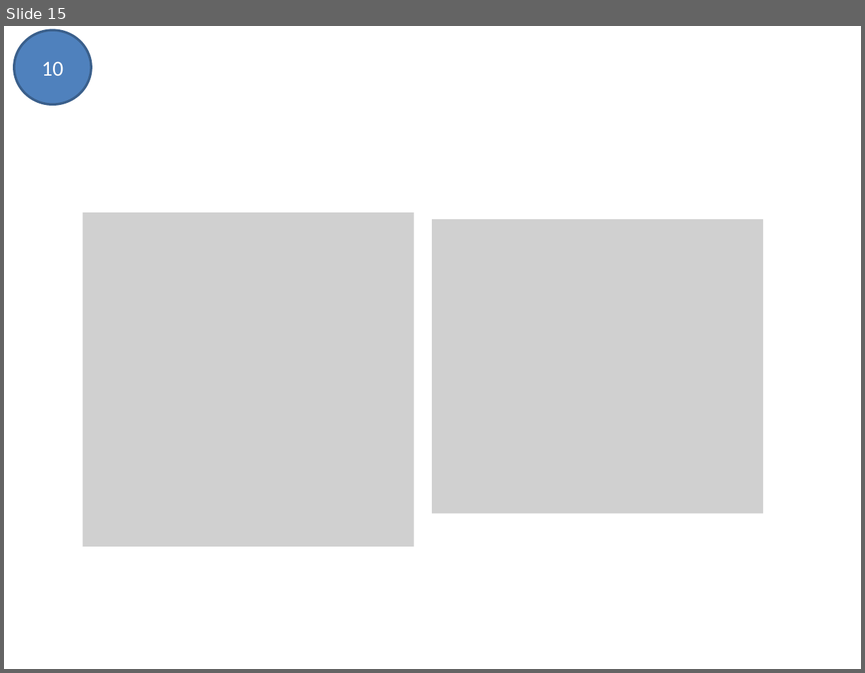
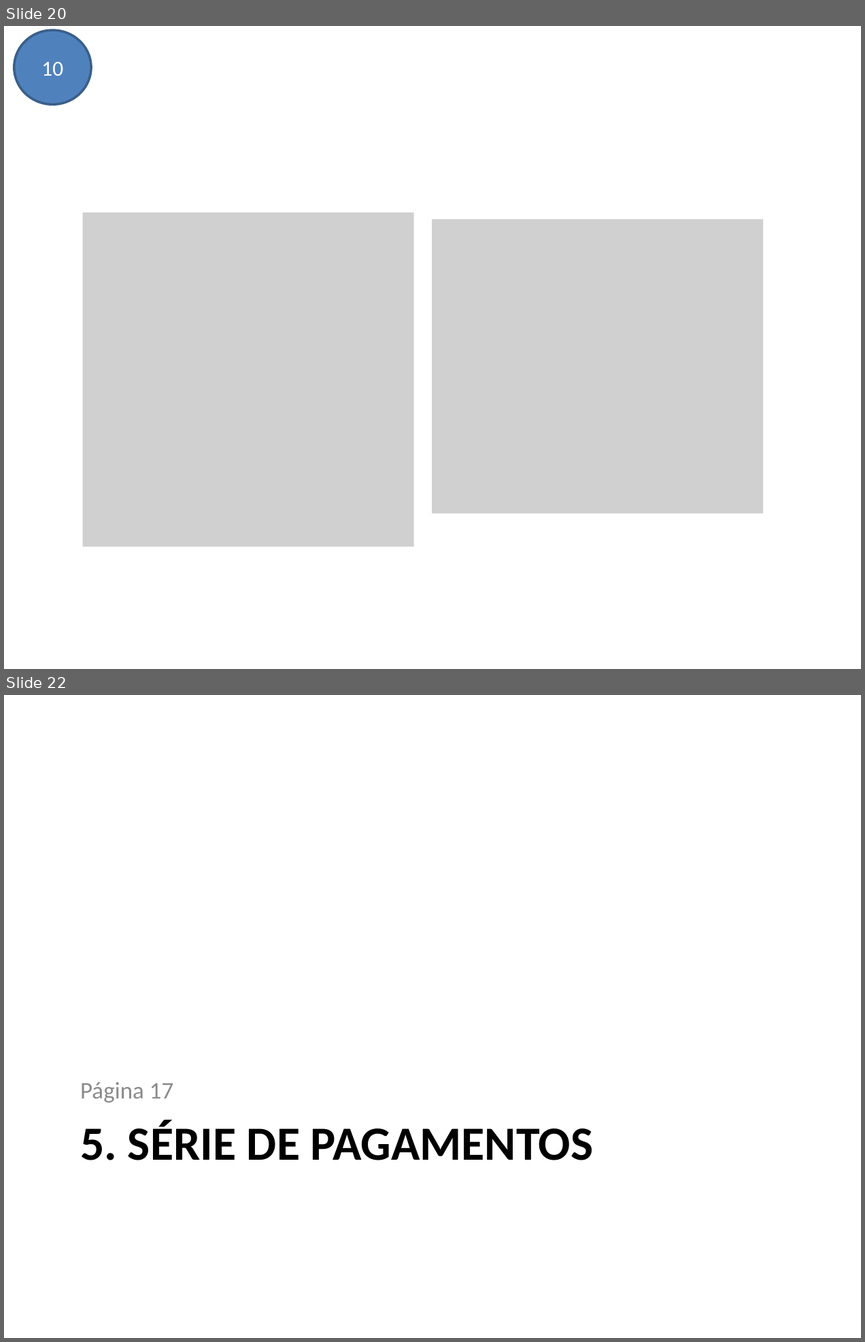
Before and after one commit to avelinoferreiragf/avelino, a slide deck: Gestao Estrategica TI/06 - Análise de Viabilidade de Projetos/Exercícios.pptx. Shown one above the other, each under a label of ours: slide 15 before the commit, slides 20 and 22 after it; the slides between them are not shown. The pictures are 865x673 and 865x1342 pixels, drawn with LibreOffice and Linux fonts; fonts in the diff are those of the drawing; grey boxes stand for pictures. Boxes give left, top, right and bottom in pixels: in the first picture for what was removed or moved away, otherwise in the second. Text is boxed around its words. In the diff, an @@ line names an element or a change of style, - is before the commit and + after.

```diff
--- a/Gestao Estrategica TI/06 - Análise de Viabilidade de Projetos/Exercícios.pptx
+++ b/Gestao Estrategica TI/06 - Análise de Viabilidade de Projetos/Exercícios.pptx
@@ slide 22 added at [4, 695, 861, 1338], background #FFFFFF @@
@@ text added at [80, 1082, 173, 1102], 20 pt, text #8C8C8C @@
+Página 17
@@ title added at [80, 1120, 593, 1160], 40 pt, text #000000, bold @@
+5. SÉRIE DE PAGAMENTOS
@@ what was slide 15 is now slide 20 @@
```
Also in this commit, not shown: 6 other slides added.
